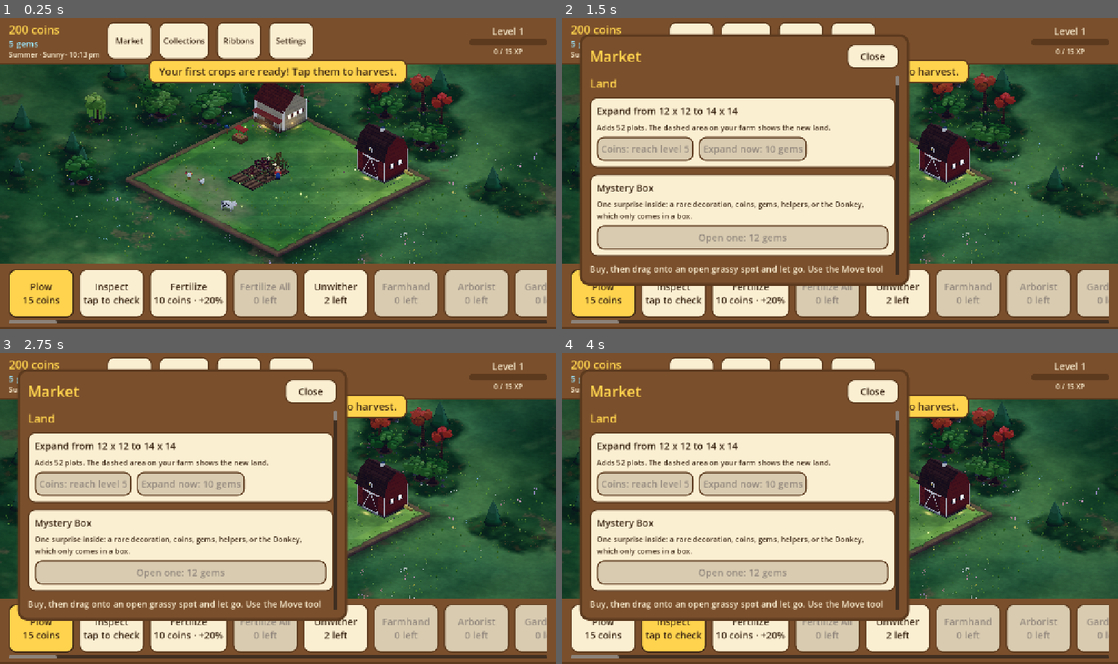
Above: before the commit, frames 1-4 (two rows, left to right).
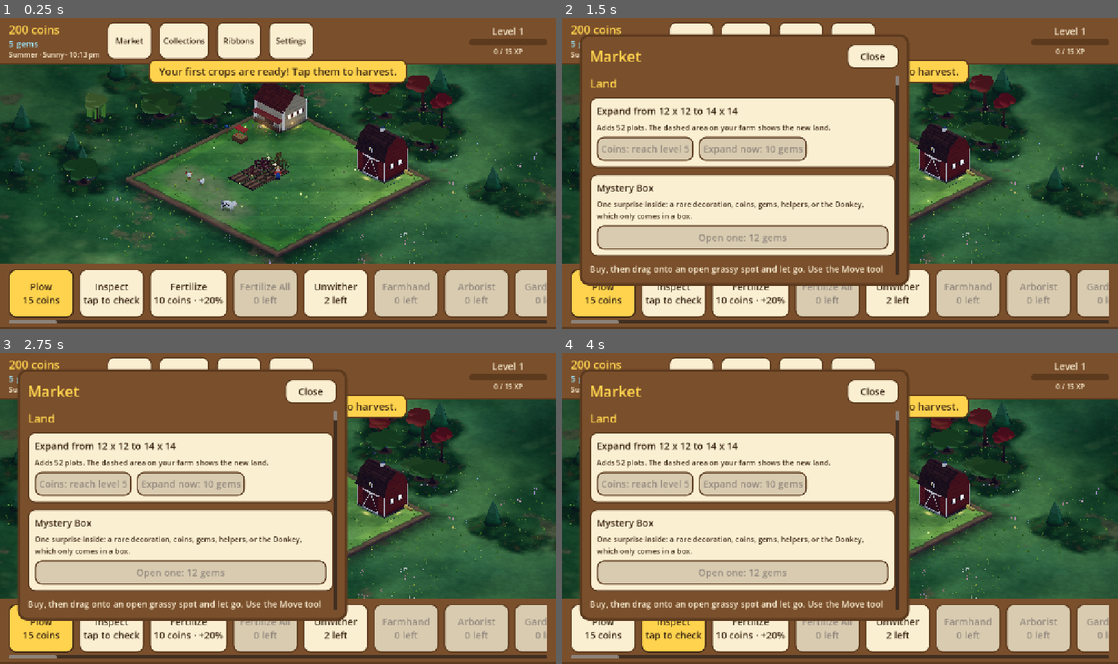
Above: after the commit, the same moments.

Repository: aniket-patra-1998/farm-game
Game: Godot game, scene res://scenes/main.tscn
Same seed, same stepped clock (60 frames per second), same inputs: the game is played once before the commit and once after it.
Inputs:
- Up to frame 1 (0.25 s): no input
- Up to frame 2 (1.5 s): click "Market" at 0.5 s; click "Collections" at 1.25 s
- Up to frame 3 (2.75 s): click "Ribbons" at 2 s
- Up to frame 4 (4 s): click "Plow 15 coins" at 2.75 s; click "Inspect tap to check" at 3.5 s

The runs differ from the first frame. In frame 1, 1.6% of the frame differs, in the area x 11-82%, y 17-55%; in frame 2, 0.8%; in frame 3, 0.8%; in frame 4, 0.8%.

Commit message:
Trees: each leafy mass is one smooth lumpy canopy shaded in its vertices (was many separate balls); slimmer plain trunks; calmer, deeper greens; fruit sits on the canopy skin; fronds toned down
Co-Authored-By: Claude Sonnet 5.5 <noreply@anthropic.com>
Claude-Session: https://claude.ai/code/session_014fNSr1LTa4ZmUtF6K6voar

Diff:
--- a/scripts/world3d/model_kit.gd
+++ b/scripts/world3d/model_kit.gd
@@ -16,6 +16,8 @@
 const MIN_DETAIL := 0.35
 const BALL_SEGMENTS := 12
 const BALL_RINGS := 7
+const CANOPY_SEGMENTS := 20   # a canopy's grid: around
+const CANOPY_RINGS := 10      # and up
 
 const CYLINDER_SIDES := 12
 
@@ -236,6 +238,69 @@
 	mi.position = centre
 	mi.scale = scale * r
 	mi.material_override = mat
+	parent.add_child(mi)
+	return mi
+
+
+## A leafy canopy: one smooth, lumpy mass (an ellipsoid of `radii`, pushed out in `lobes` rounded bulges, like
+## the scalloped crown of a painted tree), shaded by vertex colour from `shade` (a Callable from how lit a point
+## is, 0 deep shade .. 1 full sun, to a colour). `sun` is the direction of the light in the mesh's own space.
+## One mesh and one draw, soft inside and rough only along its outline; the paint material is white because
+## the colour is in the vertices.
+static func canopy(parent: Node3D, centre: Vector3, radii: Vector3, rng: RandomNumberGenerator, shade: Callable,
+		sun: Vector3, lobes := 7, bump := 0.2, shine := 0.0) -> MeshInstance3D:
+	var sphere := SphereMesh.new()
+	sphere.radius = 1.0
+	sphere.height = 2.0
+	sphere.radial_segments = scaled(CANOPY_SEGMENTS, 8)
+	sphere.rings = scaled(CANOPY_RINGS, 4)
+	var arrays := sphere.get_mesh_arrays()
+	var verts: PackedVector3Array = arrays[Mesh.ARRAY_VERTEX]
+	var dirs: Array[Vector3] = []
+	var tones: Array[float] = []
+	for i in lobes:
+		# Bulges spread over the upper and side of the mass, a little more of them up where the light is.
+		var y := rng.randf_range(-0.35, 1.0)
+		var a := rng.randf() * TAU
+		var r := sqrt(maxf(1.0 - y * y, 0.0))
+		dirs.append(Vector3(cos(a) * r, y, sin(a) * r))
+		tones.append(rng.randf_range(-0.09, 0.09))   # each bulge a touch lighter or darker: leaves in clusters
+	var colours := PackedColorArray()
+	colours.resize(verts.size())
+	for i in verts.size():
+		var d := verts[i].normalized()
+		var push := 0.0
+		var tone := 0.0
+		for k in lobes:
+			var w := smoothstep(0.45, 1.0, d.dot(dirs[k]))
+			push += w
+			tone += w * tones[k]
+		verts[i] = d * radii * (1.0 + bump * (push - 0.35))
+		var light := clampf(0.45 + 0.4 * d.y + 0.42 * d.dot(sun) + tone + 0.08 * push, 0.0, 1.0)
+		colours[i] = shade.call(light)
+	# Smooth normals: the same point is one vertex (the seam of the sphere's grid is a pair) so no crease shows.
+	var idx: PackedInt32Array = arrays[Mesh.ARRAY_INDEX]
+	var acc := {}
+	for t in range(0, idx.size(), 3):
+		var fn := (verts[idx[t + 1]] - verts[idx[t]]).cross(verts[idx[t + 2]] - verts[idx[t]])
+		for j in 3:
+			var key := Vector3i((verts[idx[t + j]] * 1000.0).round())
+			acc[key] = (acc.get(key, Vector3.ZERO) as Vector3) + fn
+	var normals := PackedVector3Array()
+	normals.resize(verts.size())
+	for i in verts.size():
+		normals[i] = (acc.get(Vector3i((verts[i] * 1000.0).round()), Vector3.UP) as Vector3).normalized()
+	arrays[Mesh.ARRAY_VERTEX] = verts
+	arrays[Mesh.ARRAY_NORMAL] = normals
+	arrays[Mesh.ARRAY_COLOR] = colours
+	arrays[Mesh.ARRAY_TEX_UV] = null
+	arrays[Mesh.ARRAY_TANGENT] = null
+	var mesh := ArrayMesh.new()
+	mesh.add_surface_from_arrays(Mesh.PRIMITIVE_TRIANGLES, arrays)
+	var mi := MeshInstance3D.new()
+	mi.mesh = mesh
+	mi.position = centre
+	mi.material_override = paint(Color.WHITE, shine)
 	parent.add_child(mi)
 	return mi
 
@@ -534,6 +599,10 @@
 	var colours := PackedColorArray()
 	colours.resize(n)
 	colours.fill(col)
+	if arrays[Mesh.ARRAY_COLOR] != null:  # a mesh with its own vertex colours (a canopy): the paint tints them
+		var own: PackedColorArray = arrays[Mesh.ARRAY_COLOR]
+		for i in n:
+			colours[i] = own[i] * col
 	out[Mesh.ARRAY_COLOR] = colours
 	# Everything merged into one surface must be indexed alike: a SurfaceTool mixing indexed shapes with
 	# unindexed hand-made faces drops the faces.
--- a/scripts/world3d/tree_model.gd
+++ b/scripts/world3d/tree_model.gd
@@ -11,21 +11,23 @@
 
 const SWAY := 0.035                # how far a tree bends in the wind (paint3d sway, by height)
 const PATH := "res://data/tree_shapes.json"
-const BARK := Color("#7a4f2c")
+const BARK := Color("#684528")
 const LEAF := Color("#4f9a3a")
 const LEAF_TOP := Color("#7cc04e")
 const UNSET := Color(0, 0, 0, 0)
 const FRUIT_READY := 22     # fruit on a ready tree (fewer, small and green, while it grows)
 const FRUIT_R := 0.045      # a round fruit's radius (a small one's: FRUIT_SMALL_R), for a full-size tree
 const FRUIT_SMALL_R := 0.02
-const FRUIT_OUT := 0.98     # how far out through a leafy clump sits (1: on its surface; less: sunk in the leaves)
+const FRUIT_OUT := 1.12     # how far out through a leafy clump sits (1: on its surface; less: sunk in the leaves)
 const FRUIT_GROWING := 3
 const FLOWERS: Array[Color] = [Color("#f6e04a"), Color("#f7f2e8"), Color("#e98bb0"), Color("#9b7be0")]
-const TRUNK_BULK := 0.85    # trunks are drawn a little slimmer than the data says
+const TRUNK_BULK := 0.7     # trunks are drawn slimmer than the data says (FarmVille's were slender)
 const TRUNK_TALL := 1.15    # and longer: a trunk shows under the crown, the tree stands on it
 const TALL_MIN := 0.85      # each tree is its own height, this much of its kind's..
 const TALL_MAX := 1.2       # ..to this much
 const MIN_LEAF_SATURATION := 0.5   # no tree washes out to pale grey-green
+const CROWN_LOBES := 7       # rounded bulges on each leafy mass (data can set "lobes")
+const CROWN_BUMP := 0.2      # how far they push out ("bump")
 const TILE_FILL := 1.65     # a tree at `size` 1 fills about four fifths of a tile (FarmVille's were full)
 
 static var _data := {}
@@ -137,10 +139,10 @@
 	var h := float(sh["trunk_h"]) * k
 	var r := float(sh["trunk_r"]) * k * TRUNK_BULK
 	var lean: Vector3 = t["lean"]
-	var trunk := ModelKit.cylinder(root, Vector3.ZERO, r, h, ModelKit.surface(BARK, "logs", 0.3), r * 0.65, 8)
+	var trunk := ModelKit.cylinder(root, Vector3.ZERO, r, h, ModelKit.paint(BARK), r * 0.6, 8)
 	trunk.rotation = Vector3(lean.z, 0, -lean.x)
 	# The trunk flares at the foot into roots that grip the ground.
-	ModelKit.cylinder(root, Vector3.ZERO, r * 1.9, r * 1.4, ModelKit.surface(BARK, "logs", 0.3), r * 1.0, 8)
+	ModelKit.cylinder(root, Vector3.ZERO, r * 1.9, r * 1.4, ModelKit.paint(BARK), r * 1.0, 8)
 	for i in 3:
 		var ra := TAU * i / 3.0 + float(t["lean"].x) * 20.0
 		var rt := ModelKit.ball(root, Vector3(cos(ra) * r * 1.5, r * 0.25, sin(ra) * r * 1.5), r * 0.6,
@@ -189,29 +191,31 @@
 	# with gaps where the branches show, not a ball. Its centre is off the trunk a little, so no two sides match.
 	var mid := centre + Vector3(rng.randf_range(-0.1, 0.1) * cr, 0.0, rng.randf_range(-0.1, 0.1) * cr)
 	var foot := Vector3(centre.x, centre.y - ch * 0.55, centre.z)
-	ModelKit.ball(root, mid, 1.0, ModelKit.paint(_shade(leaf, 0.0), shine), Vector3(cr * 0.5, ch * 0.4, cr * 0.5))
+	# The light in the tree's own space (the tree is turned at random, the sun is not).
+	var sun := Vector3(-0.45, 0.75, 0.5).normalized().rotated(Vector3.UP, -float(t["root"].rotation.y))
+	var lobes := int(sh.get("lobes", CROWN_LOBES))
+	var bump := float(sh.get("bump", CROWN_BUMP))
+	# The core, a soft mass of the whole crown's width, then the masses around it: each one smooth and lumpy,
+	# overlapping, so the crown reads as one canopy with a scalloped outline and a few deep folds.
+	_canopy(root, mid, Vector3(cr * 0.72, maxf(ch * 0.5, cr * 0.4), cr * 0.72), rng, leaf, sun, 0.0, lobes, bump, shine)
 	for i in masses:
 		var a := i * 2.399963 + rng.randf() * 0.4
 		var y := lerpf(-0.3, 0.5, fposmod(i * 0.618 + rng.randf() * 0.15, 1.0))
 		var d := cr * reach * rng.randf_range(0.8, 1.15) * sqrt(maxf(1.0 - y * y * 0.6, 0.2))
 		var p := mid + Vector3(cos(a) * d, y * ch * 0.7, sin(a) * d)
-		var size := cr * mass * rng.randf_range(0.88, 1.15)
-		var light := clampf(0.45 + y * 0.7 + rng.randf_range(-0.1, 0.1), 0.0, 1.0)
-		var squash := Vector3(rng.randf_range(1.05, 1.3), flat * rng.randf_range(0.85, 1.05), rng.randf_range(0.9, 1.15))
-		var blob := ModelKit.facet_ball(root, p, size, ModelKit.paint(_shade(leaf, light), shine), squash)
+		var size := cr * mass * rng.randf_range(0.85, 1.1)
+		var squash := Vector3(rng.randf_range(1.0, 1.2), flat * rng.randf_range(0.85, 1.05), rng.randf_range(0.95, 1.15))
+		_canopy(root, p, squash * size, rng, leaf, sun, 0.1 + 0.2 * (y + 0.3), lobes, bump, shine)
 		(t["blobs"] as Array).append([p, size, a])
-		blob.rotation.y = rng.randf() * TAU
 		_limb(root, foot, p - Vector3(0, size * 0.45, 0), float(sh["trunk_r"]) * k * 0.5)
-		for j in ModelKit.scaled(3, 1):
-			var b := a + rng.randf_range(-1.0, 1.0)
-			var out := Vector3(cos(b), rng.randf_range(0.0, 0.7), sin(b)).normalized()
-			ModelKit.facet_ball(root, p + out * size * 0.9, size * rng.randf_range(0.3, 0.45),
-				ModelKit.paint(_shade(leaf, clampf(light + 0.15, 0.0, 1.0)), shine), Vector3(1, rng.randf_range(0.7, 0.95), 1))
-	# Sun-struck tufts on top.
-	for i in 3:
-		var a := TAU * i / 3.0 + rng.randf()
-		var p := mid + Vector3(cos(a) * cr * 0.3, ch * 0.62, sin(a) * cr * 0.3)
-		ModelKit.facet_ball(root, p, cr * 0.2, ModelKit.paint(_shade(leaf, 1.0), shine), Vector3(1, 0.8, 1))
+
+
+## One canopy mass: smooth, lumpy and shaded in its vertices (ModelKit.canopy); `lift` brightens it (masses up
+## in the crown catch more light than the ones low down).
+static func _canopy(root: Node3D, at: Vector3, radii: Vector3, rng: RandomNumberGenerator, leaf: Color, sun: Vector3,
+		lift: float, lobes: int, bump: float, shine: float) -> void:
+	var shade := func(light: float) -> Color: return _shade(leaf, clampf(0.3 + light * 0.85 + lift * 0.5, 0.0, 1.0))
+	ModelKit.canopy(root, at, radii, rng, shade, sun, lobes, bump, shine)
 
 
 ## A branch from one point to another: a thin tapering cylinder tipped to lie along the line.
@@ -233,7 +237,7 @@
 static func _shade(leaf: Color, light: float) -> Color:
 	var h := leaf.h + lerpf(0.025, -0.03, light)
 	var s := clampf(maxf(leaf.s, MIN_LEAF_SATURATION) * lerpf(1.12, 0.88, light), 0.0, 1.0)
-	var v := clampf(leaf.v * lerpf(0.58, 1.18, light), 0.0, 1.0)
+	var v := clampf(leaf.v * lerpf(0.62, 1.5, light), 0.0, 1.0)
 	return Color.from_hsv(h, s, v)
 
 
@@ -282,7 +286,7 @@
 ## A frond: a spine arching out and down, with a leaf blade along it in a few bent segments.
 static func _frond(root: Node3D, from: Vector3, dir: Vector3, reach: float, leaf: Color,
 		rng: RandomNumberGenerator) -> void:
-	var mat := ModelKit.paint(leaf.darkened(rng.randf_range(0.0, 0.12)))
+	var mat := ModelKit.paint(leaf.darkened(rng.randf_range(0.2, 0.32)))  # (flat fronds catch the sun full on)
 	var side := Vector3(-dir.z, 0, dir.x)
 	var prev := from
 	var segments := 4
